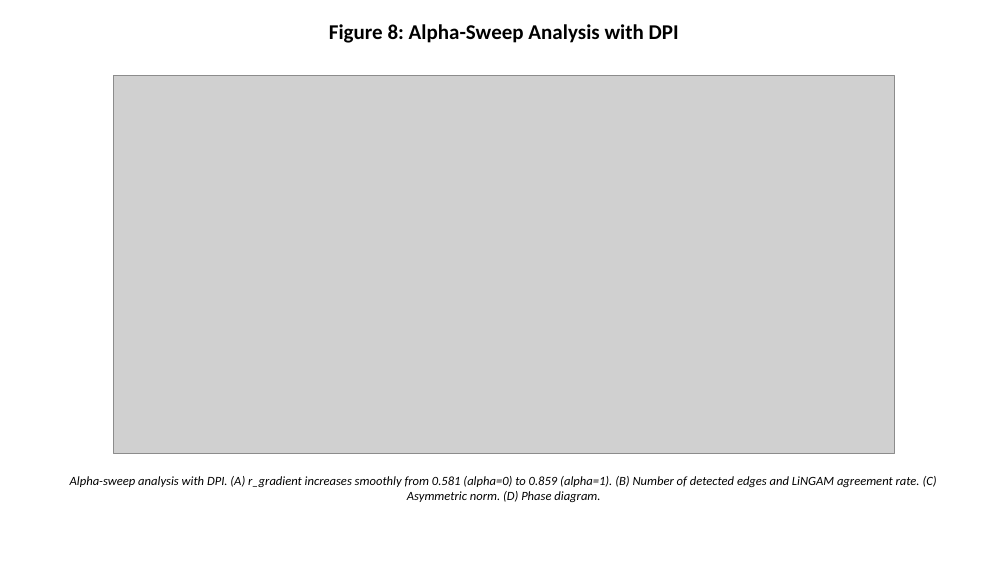
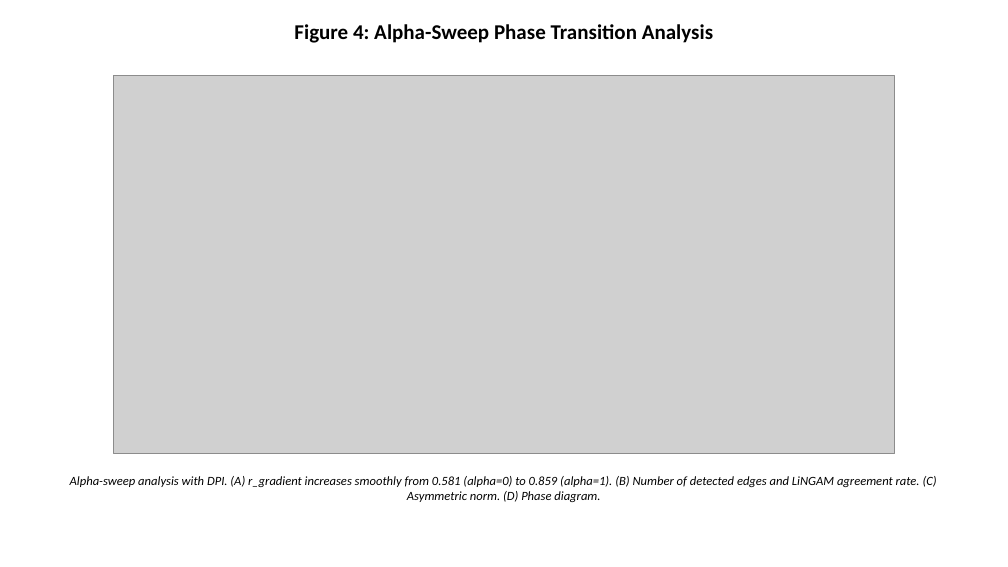
Before and after one commit to bougtoir/kotha-rct-decomposition, a slide deck: slide 4 of spectral-causality-jmlr/spectral_causality_figures.pptx (slide 8 before the commit). Drawn at 1008x567 pixels with LibreOffice and Linux fonts; fonts in the diff are those of the drawing; grey boxes stand for pictures. Boxes give left, top, right and bottom in pixels: in the first picture for what was removed or moved away, otherwise in the second. Text is boxed around its words. In the diff, an @@ line names an element or a change of style, - is before the commit and + after.

```diff
--- a/spectral-causality-jmlr/spectral_causality_figures.pptx
+++ b/spectral-causality-jmlr/spectral_causality_figures.pptx
@@ text at (294, 24, 713, 43): text changed @@
-Figure 8: Alpha-Sweep Analysis with DPI
+Figure 4: Alpha-Sweep Phase Transition Analysis
```
Also in this commit, not shown: 1 other slide changed, 5 slides removed, 21 other files.
